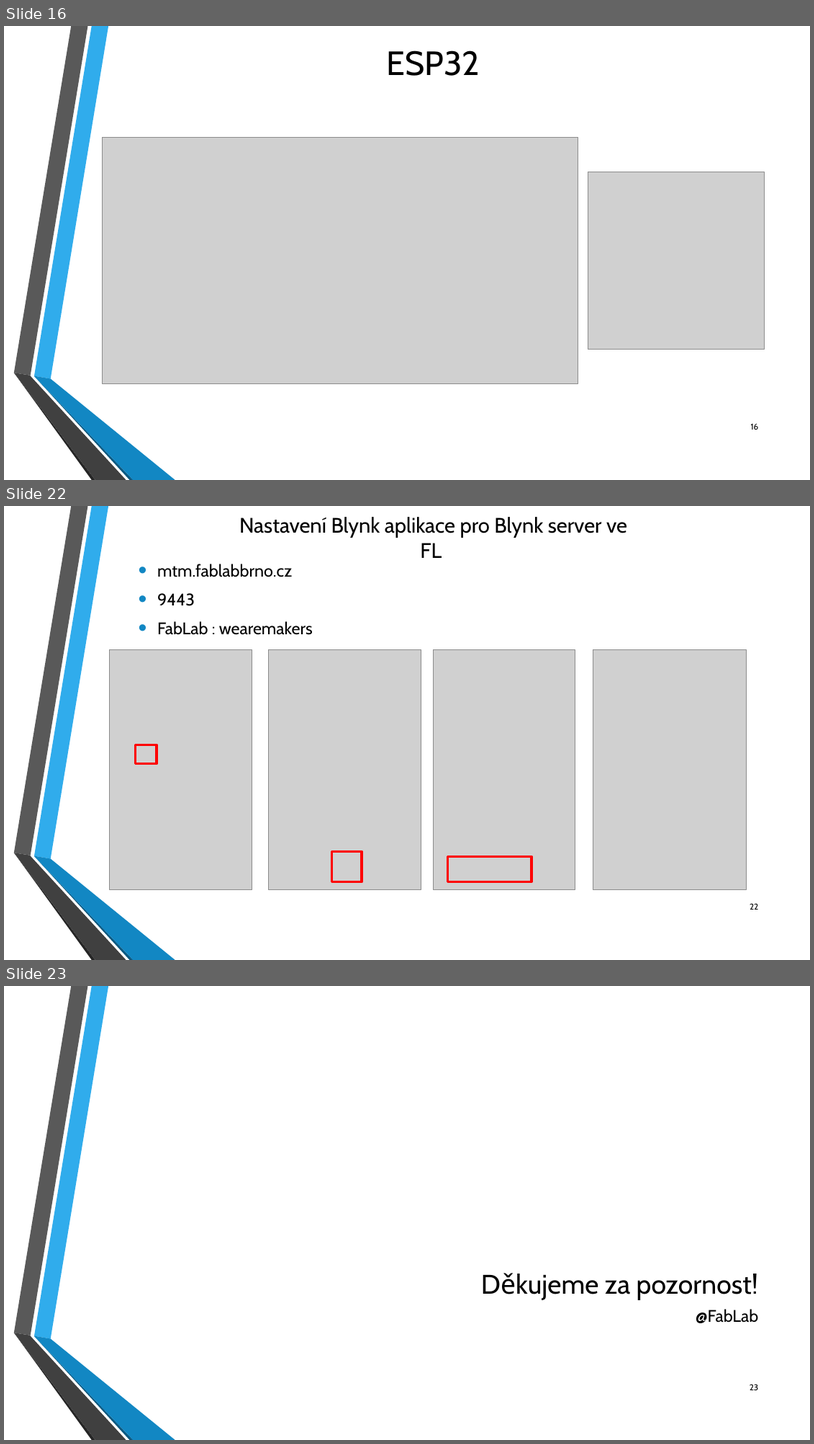
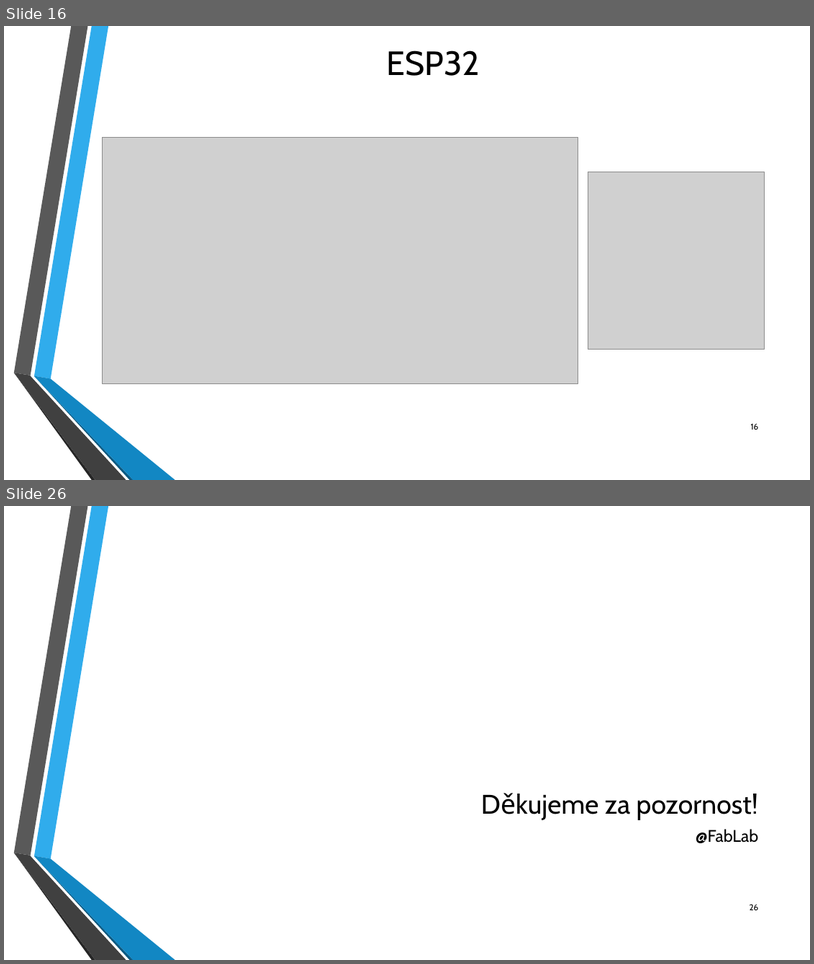
Before and after one commit to fablab-brno/Arduino-Akademie, a slide deck: Workshop 4/Arduino_Workshop_FabLab_4.pptx. Shown one above the other, each under a label of ours: slides 16, 22 and 23 before the commit, slides 16 and 26 after it; the slides between them are not shown. The pictures are 814x1444 and 814x964 pixels, drawn with LibreOffice and Linux fonts; fonts in the diff are those of the drawing; grey boxes stand for pictures; background and template pictures are left out. Boxes give left, top, right and bottom in pixels: in the first picture for what was removed or moved away, otherwise in the second. Text is boxed around its words. In the diff, an @@ line names an element or a change of style, - is before the commit and + after.

Commit message:
Update
- new sktech for Blynk 2.0
- updated presentation (PPTX & PDF)

```diff
--- a/Workshop 4/Arduino_Workshop_FabLab_4.pptx
+++ b/Workshop 4/Arduino_Workshop_FabLab_4.pptx
@@ slide 22 removed at [4,506,810,960], background picture (left out); not listed: 6 template elements that a slide beside it also shows @@
@@ text removed at [239,517,628,558] @@
-Nastavení Blynk aplikace pro Blynk server ve FL
@@ text removed at [157,564,313,635] @@
-  • mtm.fablabbrno.cz
-  • 9443
-  • FabLab : wearemakers
@@ picture removed at [110,649,252,889] @@
@@ picture removed at [268,649,421,889] @@
@@ picture removed at [434,649,575,890] @@
@@ picture removed at [594,649,747,889] @@
@@ rectangle removed at [135,745,157,764] @@
@@ rectangle removed at [332,852,362,882] @@
@@ rectangle removed at [448,856,532,882] @@
@@ page number removed at [750,903,759,909] @@
-22
@@ what was slide 23 is now slide 26 @@
@@ page number at [750,903,759,910]: text changed @@
-23
+26
```
Also in this commit, not shown: 14 slides changed, 4 slides added, 2 other files.
